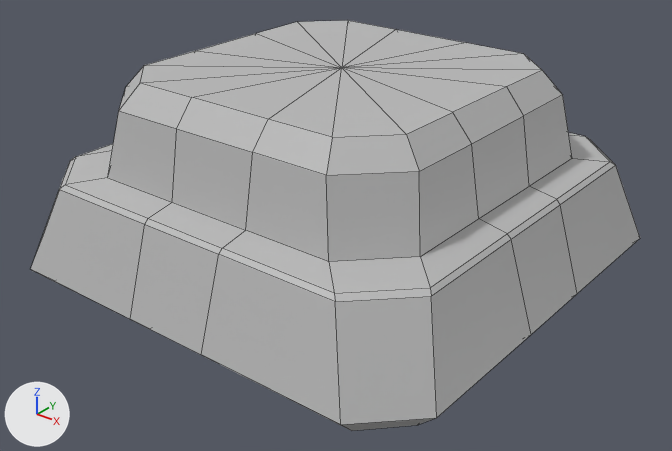
The FBX model Assets/_game/Art/Geo/PillarBot_Geo.fbx: old version first, new version second.
Camera for both pictures: a camera (50 mm lens) standing at (1.611, -2.04, 1.357) and looking at (0.037, -0.072, 0.136). The axes (+X, +Y, +Z) are drawn at lower left. The lights are the same throughout. Mesh edges are drawn as thin lines. Where no turn or scale is listed for an object, it has been applied to the vertices.

The scene before the commit, as lines of its bpy script (objects in view):
```python
me_mesh = bpy.data.meshes.new('Mesh')
me_mesh.from_pydata(...)  # 114 vertices, 128 faces; spans x -0.729..0.729, y -0.729..0.729, z 0.0..0.6
me_mesh.materials.append(mat_lambert1)  # grey #bcbcbc
ob_pillarbot_geo = bpy.data.objects.new('PillarBot_Geo', me_mesh)
ob_pillarbot_geo.location = (0.0, 0.0, 0.0)
```
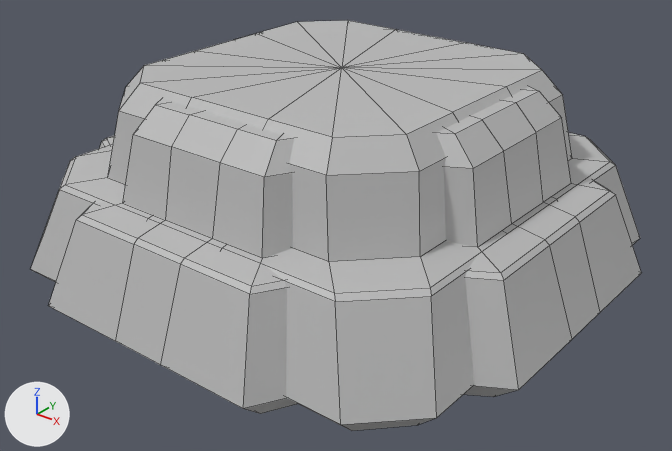
Boxes [x1, y1, x2, y2] around the edits, measured in the pictures (672 x 451 px):
'PillarBot_Geo', reshaped: before [31, 20, 640, 431]; after [31, 20, 641, 431]
part 1 of me_mesh, added: after [49, 99, 298, 414]
part 2 of me_mesh, built on: after [100, 87, 641, 397]

The change in detail:
me_mesh is used by ob_pillarbot_geo; location (0.0, 0.0, 0.0).
me_mesh had 114 vertices, 128 faces and spanned x -0.729..0.729, y -0.729..0.729, z 0.0..0.6.
me_mesh now has 342 vertices, 384 faces and spans x -0.82..0.82, y -0.82..0.82, z 0.0..0.6.
me_mesh part 1: the loose piece of 114 vertices spanning x -0.729..0.729, y -0.729..0.729, z 0.0..0.6 is copied, and the copy is multiplied about the mesh origin by the matrix ((0.0, -0.633, 0.0), (1.125, 0.0, 0.0), (0.0, 0.0, 0.965)); it spans x -0.462..0.462, y -0.82..0.82, z 0.0..0.579.
Part 2, on me_mesh:
16 faces are deleted.
76 vertices are added at x -0.82..0.82, y -0.462..0.462, z 0.0..0.579.
13 new vertices lie (0.302, 0.0, 0.0) away from vertices in x -0.152..-0.15, y -0.462..0.462, z 0.0..0.579.
9 new vertices lie (0.0, 0.17, 0.0) away from vertices in x -0.82..0.82, y -0.085, z 0.055..0.513.
8 new vertices lie (0.172, 0.097, 0.0) away from vertices in x -0.82..0.648, y -0.462..0.365, z 0.055..0.323.
8 new vertices lie (0.172, -0.097, 0.0) away from vertices in x -0.82..0.648, y -0.365..0.462, z 0.055..0.323.
144 new faces join them.
